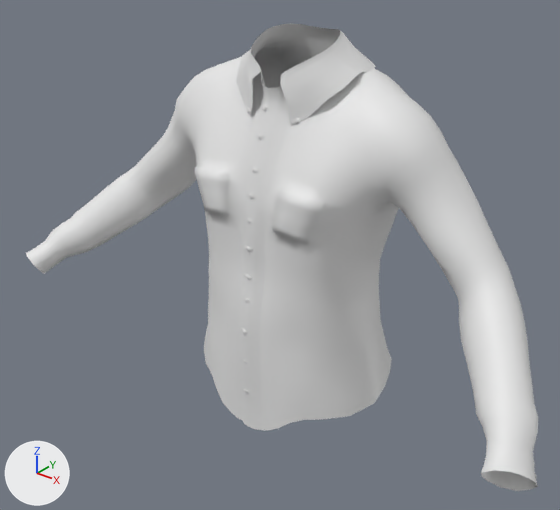
What one commit did to the glTF model public/body3d/garments/male/elvs_male_shirt_untucked_bd1.glb.
The view is the same before and after, from a camera (50 mm lens) standing at (0.738, -0.997, 1.727) and looking at (0.002, -0.077, 1.157). Every picture has the same lights, and +X, +Y and +Z are marked at lower left. The older version comes first.

Objects in the first picture: 'elvs_male_shirt_untucked_bd1'.
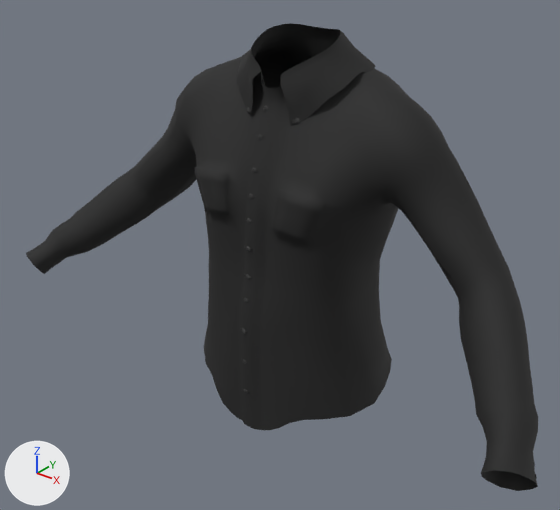
Where the change shows, as pixel boxes (x1, y1, x2, y2) in the pictures (560 x 510 px):
'elvs_male_shirt_untucked_bd1', recoloured (white to black)
    both: (26, 23, 538, 491)

What the commit changed:
Picture 'shirttietex1' (img_shirttietex1) is new.
Material 'elvs_male_shirt_untucked_bd1.001' (mat_elvs_male_shirt_untucked_bd1_001) is new.
Its texture is img_shirttietex1 (with its transparency).
Its roughness is 0.8.
me_mens_shirt_untuck_elvbhp1f_001 has 4685 vertices, 8056 faces and spans x -0.52..0.52, y -0.253..0.131, z 0.849..1.519.
me_mens_shirt_untuck_elvbhp1f_001 gains material mat_elvs_male_shirt_untucked_bd1_001 (picture img_shirttietex1).
